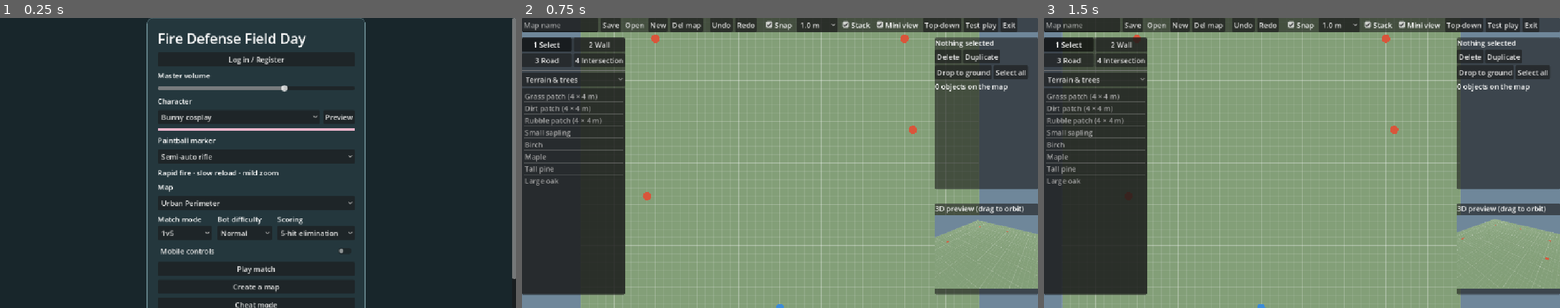
Above: before the commit, frames 1-3 (left to right).
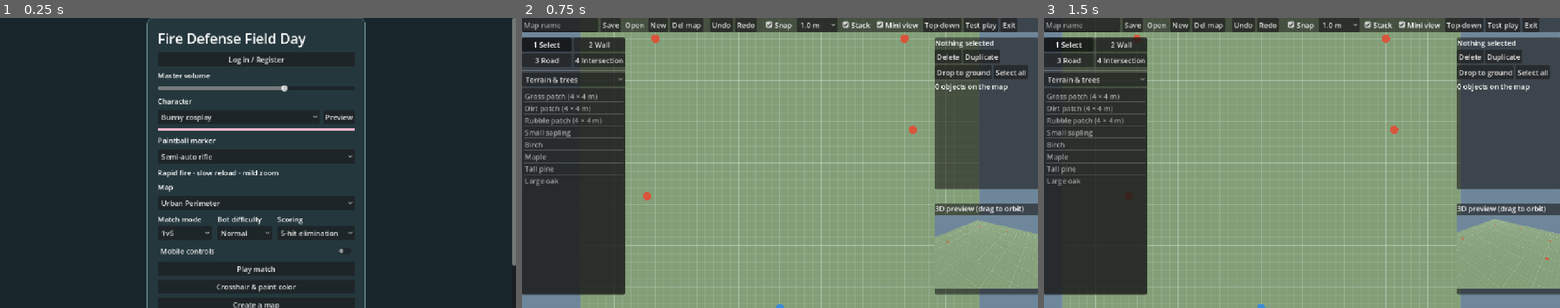
Above: after the commit, the same moments.

Repository: 302stang86/fdfd
Game: Godot game, scene res://menu.tscn
Two runs of this game, one before a commit and one after it. Both use one fixed random seed, a clock stepped at 60 frames per second and the inputs below.
Inputs (mouse positions are in pixels of both pictures, inside the frame that each line leads up to):
- Up to frame 1 (0.25 s): no input
- Up to frame 2 (0.75 s): click "Create a map" at 0.5 s
- Up to frame 3 (1.5 s): tap Enter at 1.25 s; move the mouse to (1415, 148) at 1.27 s; hold D from 1.28 s (still down); tap R at 1.35 s; click (1415, 148) at 1.42 s

The runs differ from the first frame. In frame 1, 0.3% of the frame differs, in the area x 41-100%, y 84-100%; in frame 2, nothing differs; in frame 3, nothing differs.

Commit message:
Add customizable crosshair and player paint colors

Diff:
--- a/arena.gd
+++ b/arena.gd
@@ -31,6 +31,7 @@
 const PLAYER_BODY := preload("res://player_body.gd")
 const MAP_LAYOUT := preload("res://map_layout.gd")
 const SPLAT_SECONDS := 4.0
+const CROSSHAIR := preload("res://crosshair.gd")
 const PLAYER_PAINT := Color("#278cff")
 const BOT_PAINT := Color("#fa4eaa")
 const MARKER_VIEW := preload("res://marker_view.gd")
@@ -76,7 +77,11 @@
 var hit_circles: Array[Panel] = []
 var empty_hit_style: StyleBoxFlat
 var filled_hit_style: StyleBoxFlat
-var crosshair: Label
+var crosshair: CROSSHAIR
+var crosshair_style := 0
+var crosshair_color := CROSSHAIR.COLORS[1]
+var crosshair_size := CROSSHAIR.DEFAULT_SIZE
+var player_paint := PLAYER_PAINT
 var countdown_label: Label
 var countdown_left := COUNTDOWN_DURATION
 var go_left := 0.0
@@ -179,11 +184,13 @@
 	hud.add_theme_constant_override("outline_size", 6)
 	overlay.add_child(hud)
 	create_hit_counter(overlay)
-	crosshair = Label.new()
-	crosshair.text = "+"
+	crosshair = CROSSHAIR.new()
+	crosshair.style_index = crosshair_style
+	crosshair.ink = crosshair_color
+	crosshair.diameter = crosshair_size
+	crosshair.mouse_filter = Control.MOUSE_FILTER_IGNORE
 	overlay.add_child(crosshair)
-	crosshair.set_anchors_and_offsets_preset(Control.PRESET_CENTER)
-	crosshair.position -= crosshair.size / 2.0
+	crosshair.set_anchors_and_offsets_preset(Control.PRESET_FULL_RECT)
 	var center := CenterContainer.new()
 	center.mouse_filter = Control.MOUSE_FILTER_IGNORE
 	overlay.add_child(center)
@@ -528,15 +535,15 @@
 	var muzzle_blocked := trace(origin, muzzle, player.get_rid())
 	if not muzzle_blocked.is_empty() or origin.distance_to(target) < 0.8:
 		muzzle = origin
-	launch_paintball(muzzle, target, player.get_rid(), 0, marker_id)
-
-func launch_paintball(from: Vector3, to: Vector3, excluded: RID, team: int, marker: int) -> void:
+	launch_paintball(muzzle, target, player.get_rid(), 0, marker_id, player_paint)
+
+func launch_paintball(from: Vector3, to: Vector3, excluded: RID, team: int, marker: int, paint := Color.TRANSPARENT) -> void:
 	var ball := Paintball.new()
 	ball.excluded = excluded
 	ball.team = team
 	ball.source = from
 	ball.splash = marker == 2
-	ball.color = PLAYER_PAINT if team == 0 else BOT_PAINT
+	ball.color = paint if paint.a > 0.0 else (PLAYER_PAINT if team == 0 else BOT_PAINT)
 	var speed: float = PROJECTILE_SPEEDS[marker]
 	bot_ai.heard(team, from, 20.0 if ball.splash else 15.0)
 	ball.velocity = from.direction_to(to) * speed
--- /dev/null
+++ b/crosshair.gd
@@ -0,0 +1,29 @@
+extends Control
+
+const STYLES := ["Cross", "Dot", "Ring"]
+const COLOR_NAMES := ["Red", "Yellow", "Blue"]
+const COLORS := [Color("#ff3535"), Color("#ffdf00"), Color("#278cff")]
+const MIN_SIZE := 8
+const MAX_SIZE := 32
+const DEFAULT_SIZE := 16
+
+var style_index := 0
+var ink := COLORS[1]
+var diameter := DEFAULT_SIZE
+
+func _draw() -> void:
+	var center := size * 0.5
+	var radius := diameter * 0.5
+	var outline := Color(0.04, 0.05, 0.07, 0.92)
+	match style_index:
+		0:
+			for axis in [Vector2.RIGHT, Vector2.DOWN]:
+				draw_line(center - axis * (radius + 1.0), center + axis * (radius + 1.0), outline, 4.0, true)
+			for axis in [Vector2.RIGHT, Vector2.DOWN]:
+				draw_line(center - axis * radius, center + axis * radius, ink, 2.0, true)
+		1:
+			draw_circle(center, radius * 0.35 + 1.0, outline, true, -1.0, true)
+			draw_circle(center, radius * 0.35, ink, true, -1.0, true)
+		2:
+			draw_arc(center, radius, 0, TAU, 48, outline, 4.0, true)
+			draw_arc(center, radius, 0, TAU, 48, ink, 2.0, true)
--- a/menu.gd
+++ b/menu.gd
@@ -4,6 +4,7 @@
 const MAP_EDITOR := preload("res://map_editor.gd")
 const ARENA := preload("res://arena.tscn")
 const CHARACTER_PREVIEW := preload("res://bot_model.gd")
+const CROSSHAIR := preload("res://crosshair.gd")
 const MAP_FILE := "user://arenas.json"
 const CONFIG_FILE := "user://field-day.cfg"
 const CHEAT_HASH := "97aa791eaa8aee573cd373f0c352ea67d7788d6aa00849b0eea29ba3f5fcb0e6" # SHA-256 of the cheat password
@@ -120,6 +121,7 @@
 	for option in [outfits, markers, maps, mode_picker, difficulty_picker, ruleset_picker]:
 		option.item_selected.connect(func(_index: int): save_match_setup())
 	add_button("Play match", play_match)
+	add_button("Crosshair & paint color", open_aim_settings)
 	add_button("Create a map", open_editor)
 	add_button("Cheat mode", open_cheats)
 	add_button("How to play", func(): show_info("How to play",
@@ -158,6 +160,72 @@
 	options.select(selected)
 	column.add_child(options)
 	return options
+
+func open_aim_settings() -> void:
+	var dialog := AcceptDialog.new()
+	dialog.title = "Crosshair & paint color"
+	dialog.ok_button_text = "Done"
+	dialog.confirmed.connect(dialog.queue_free)
+	dialog.close_requested.connect(dialog.queue_free)
+	var content := VBoxContainer.new()
+	content.add_theme_constant_override("separation", 9)
+	dialog.add_child(content)
+	var sample := ColorRect.new()
+	sample.color = Color("#233237")
+	sample.custom_minimum_size.y = 72
+	content.add_child(sample)
+	var reticle := CROSSHAIR.new()
+	sample.add_child(reticle)
+	reticle.set_anchors_and_offsets_preset(Control.PRESET_FULL_RECT)
+	reticle.mouse_filter = Control.MOUSE_FILTER_IGNORE
+
+	var row := HBoxContainer.new()
+	row.add_theme_constant_override("separation", 10)
+	content.add_child(row)
+	var style := rules_picker(row, "Crosshair", CROSSHAIR.STYLES, aim_option("style", 0, CROSSHAIR.STYLES.size()))
+	var color := rules_picker(row, "Crosshair color", CROSSHAIR.COLOR_NAMES, aim_option("color", 1, CROSSHAIR.COLOR_NAMES.size()))
+	var paint := rules_picker(row, "Paint color", CROSSHAIR.COLOR_NAMES, aim_option("paint", 2, CROSSHAIR.COLOR_NAMES.size()))
+	var size_label := Label.new()
+	content.add_child(size_label)
+	var scale_slider := HSlider.new()
+	scale_slider.min_value = CROSSHAIR.MIN_SIZE
+	scale_slider.max_value = CROSSHAIR.MAX_SIZE
+	scale_slider.step = 1
+	scale_slider.value = aim_size()
+	content.add_child(scale_slider)
+
+	var refresh_preview := func():
+		reticle.style_index = style.selected
+		reticle.ink = CROSSHAIR.COLORS[color.selected]
+		reticle.diameter = int(scale_slider.value)
+		reticle.queue_redraw()
+		size_label.text = "Crosshair size · %d" % reticle.diameter
+	var save_preferences := func(_value: float):
+		settings.set_value("aim", "style", style.selected)
+		settings.set_value("aim", "color", color.selected)
+		settings.set_value("aim", "paint", paint.selected)
+		settings.set_value("aim", "size", int(scale_slider.value))
+		settings.save(CONFIG_FILE)
+		refresh_preview.call()
+	for option in [style, color, paint]:
+		option.item_selected.connect(save_preferences)
+	scale_slider.value_changed.connect(save_preferences)
+	refresh_preview.call()
+	add_child(dialog)
+	dialog.popup_centered(Vector2i(410, 240))
+
+func aim_option(key: String, default_value: int, count: int) -> int:
+	var option := int(settings.get_value("aim", key, default_value))
+	return option if option >= 0 and option < count else default_value
+
+func aim_size() -> int:
+	return clampi(int(settings.get_value("aim", "size", CROSSHAIR.DEFAULT_SIZE)), CROSSHAIR.MIN_SIZE, CROSSHAIR.MAX_SIZE)
+
+func apply_aim_settings() -> void:
+	arena.crosshair_style = aim_option("style", 0, CROSSHAIR.STYLES.size())
+	arena.crosshair_color = CROSSHAIR.COLORS[aim_option("color", 1, CROSSHAIR.COLOR_NAMES.size())]
+	arena.crosshair_size = aim_size()
+	arena.player_paint = CROSSHAIR.COLORS[aim_option("paint", 2, CROSSHAIR.COLOR_NAMES.size())]
 
 func apply_volume(value: float) -> void:
 	AudioServer.set_bus_mute(0, value == 0)
@@ -262,6 +330,7 @@
 
 func play_match() -> void:
 	arena = ARENA.instantiate()
+	apply_aim_settings()
 	arena.marker_id = markers.selected
 	arena.outfit_color = Color(COLORS[outfits.selected])
 	arena.map_id = maps.selected
@@ -390,6 +459,7 @@
 func test_layout(layout: Dictionary) -> void:
 	remove_child(editor)
 	arena = ARENA.instantiate()
+	apply_aim_settings()
 	arena.marker_id = markers.selected
 	arena.outfit_color = Color(COLORS[outfits.selected])
 	arena.map_id = 3
